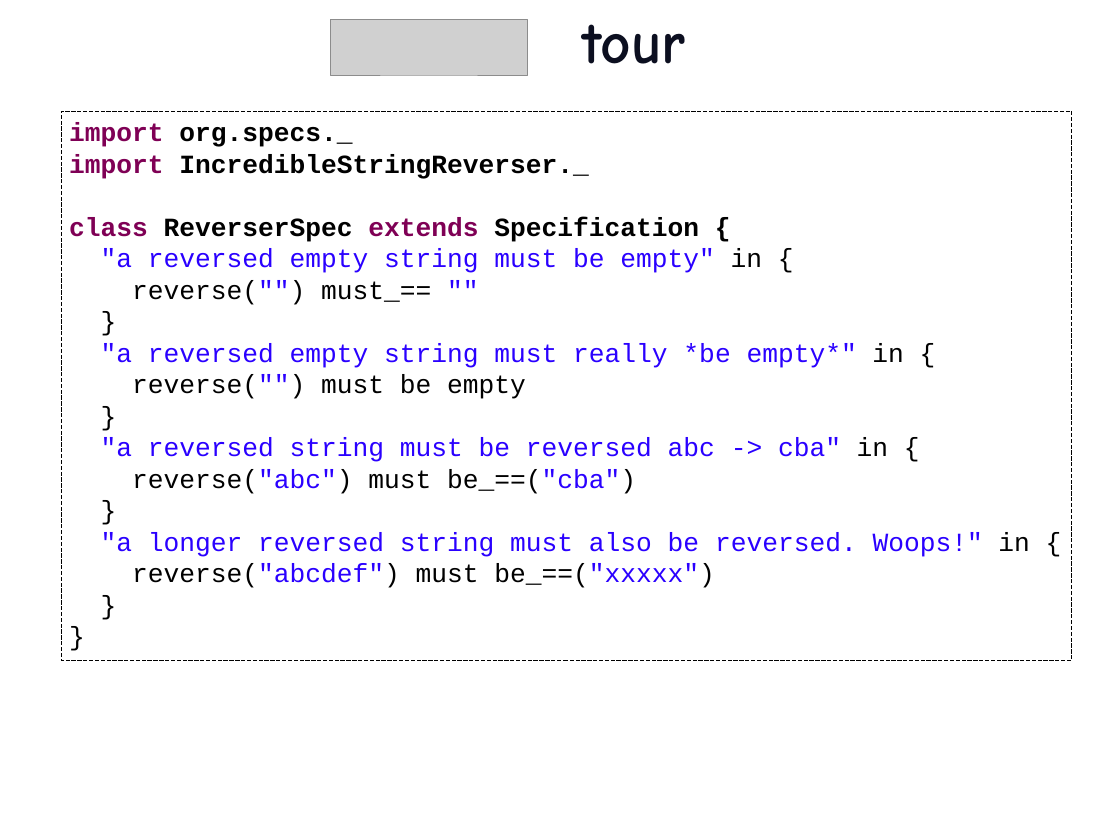
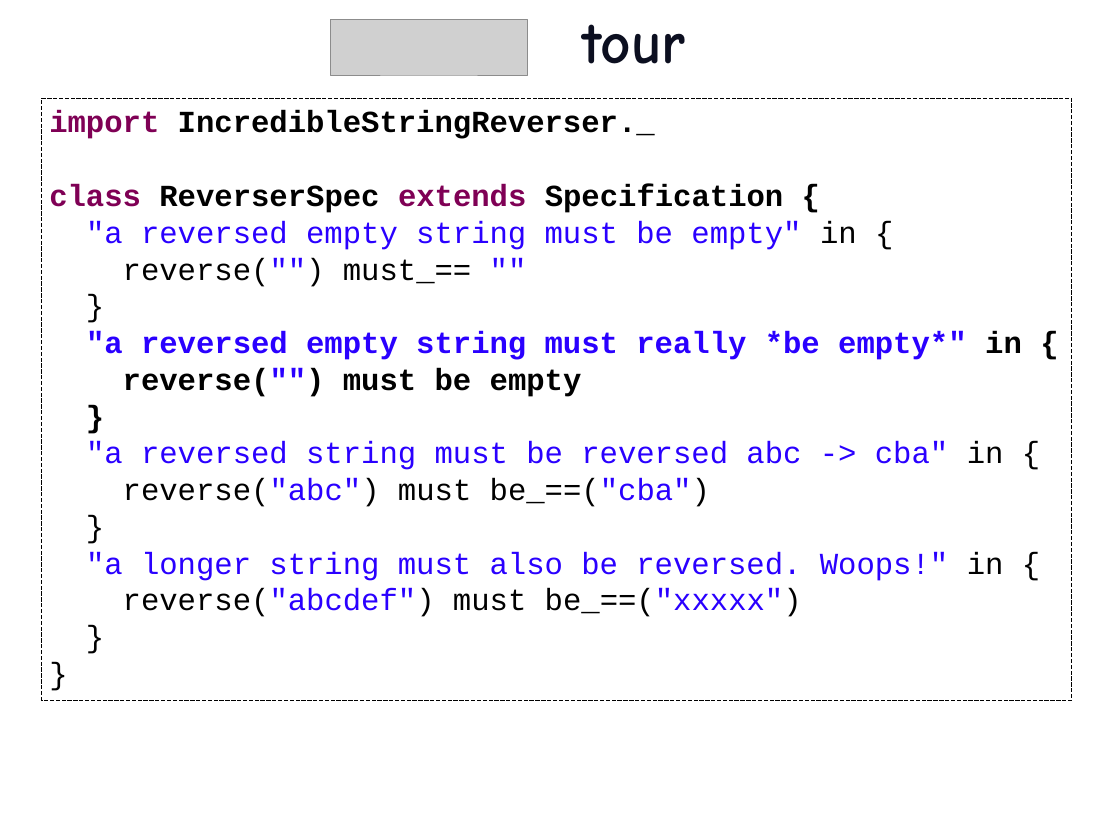
Before and after one commit to etorreborre/oscon-2010, a slide deck: slide 8 of src/main/resources/oscon_2010_specs.pptx. Drawn at 1120x840 pixels with LibreOffice and Linux fonts; fonts in the diff are those of the drawing; grey boxes stand for pictures; background and template pictures are left out. Boxes give left, top, right and bottom in pixels: in the first picture for what was removed or moved away, otherwise in the second. Text is boxed around its words. In the diff, an @@ line names an element or a change of style, - is before the commit and + after.

Commit message:
started reworking the slides based on presentation tips: key ideas, must add missing resources

```diff
--- a/src/main/resources/oscon_2010_specs.pptx
+++ b/src/main/resources/oscon_2010_specs.pptx
@@ rectangle "import IncredibleStringReverser._": place and size @@
-rectangle "import IncredibleStringReverser._" at [61,112,1072,661]
+rectangle "import IncredibleStringReverser._" at [42,98,1072,700]
@@ text in rectangle at [49,110,1022,617]: size 24 to 28 pt in "import IncredibleStringReverser._", "class ReverserSpec extends Specification {", ""a reversed empty string must be empty" ...", "reverse("") must_== """ and 10 more places; bold on in ""a reversed empty string must really *be ...", "reverse("") must be empty", "}" @@
@@ text in rectangle at [69,123,352,147]: paragraph removed @@
-import org.specs._
@@ text in rectangle at [86,552,1004,581]: text changed; size 24 to 28 pt @@
-"a longer reversed string must also be reversed. Woops!" in {
+"a longer string must also be reversed. Woops!" in {
```
Also in this commit, not shown: 18 other slides changed, 1 other file.
